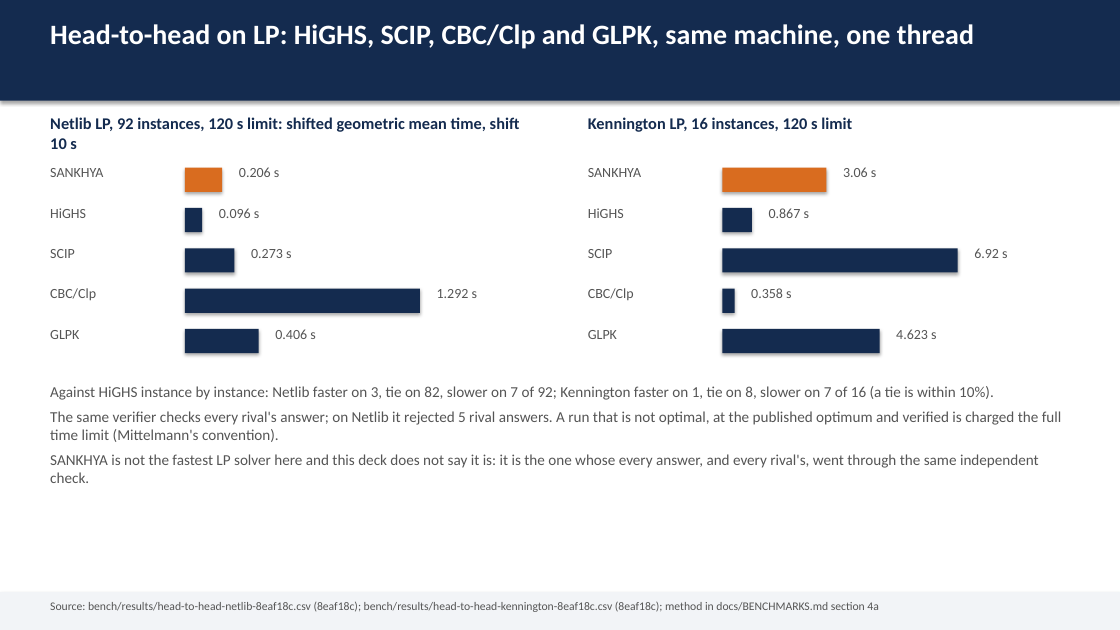
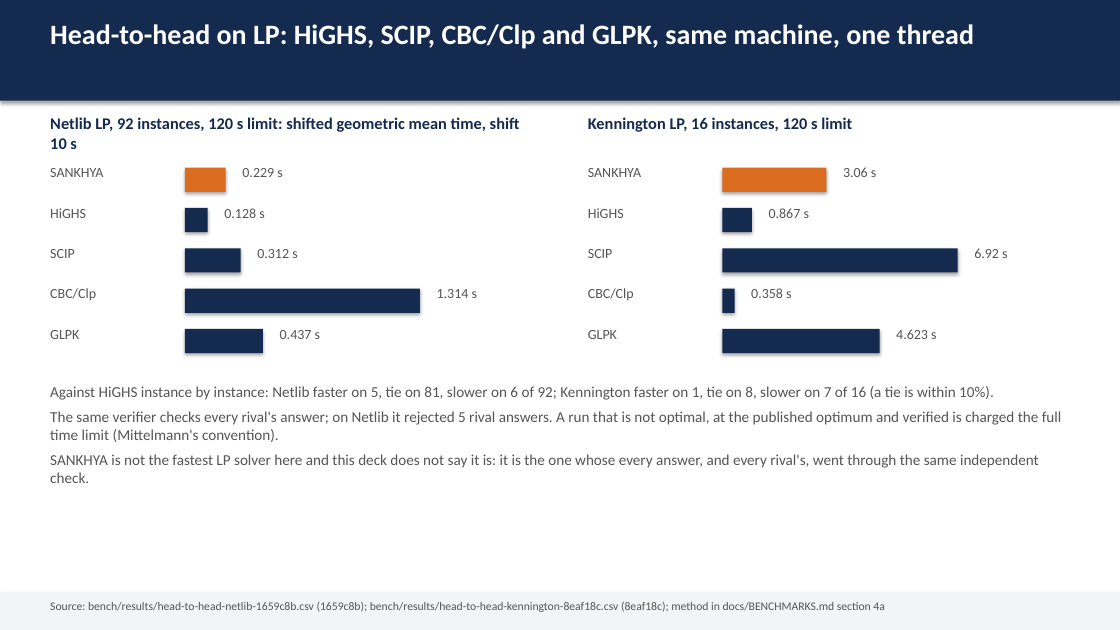
Before and after one commit to thegoodengineers/SANKHYA, a slide deck: slide 5 of docs/SANKHYA-deck.pptx. Drawn at 1120x630 pixels with LibreOffice and Linux fonts; fonts in the diff are those of the drawing. Boxes give left, top, right and bottom in pixels: in the first picture for what was removed or moved away, otherwise in the second. Text is boxed around its words. In the diff, an @@ line names an element or a change of style, - is before the commit and + after.

Commit message:
bench(main): Maros-Meszaros 131 optimal and 129 verified at the reference, pooling 38 of 39 with every certificate checked, and the LP sets, on main at 1659c8b
Every suite below ran through bench.yml on a GitHub-hosted runner, built from main at
1659c8b5 (after #1284, #1288, #1291 and #1282), at each set's stated protocol. The README
scoreboard, docs/BENCHMARKS.md and docs/REPORT.* are regenerated by their generators; the
README prose names the new counts and the merged capabilities a reader should see.

```diff
--- a/docs/SANKHYA-deck.pptx
+++ b/docs/SANKHYA-deck.pptx
@@ text at (242, 168, 282, 177): text changed @@
-0.206 s
+0.229 s
@@ rectangle: place and size @@
-rectangle at (185, 208, 202, 233)
+rectangle at (185, 208, 208, 233)
@@ text at (224, 208, 264, 218): text changed @@
-0.096 s
+0.128 s
@@ rectangle: place and size @@
-rectangle at (185, 249, 234, 273)
+rectangle at (185, 249, 240, 273)
@@ text at (257, 249, 297, 258): text changed @@
-0.273 s
+0.312 s
@@ text at (437, 289, 477, 298): text changed @@
-1.292 s
+1.314 s
@@ rectangle: place and size @@
-rectangle at (185, 329, 259, 354)
+rectangle at (185, 329, 263, 354)
@@ text at (280, 330, 320, 339): text changed @@
-0.406 s
+0.437 s
@@ text at (50, 386, 994, 400): text changed @@
-Against HiGHS instance by instance: Netlib faster on 3, tie on 82, slower on 7 of 92; Kennington faster on 1, tie on 8, slower on 7 of 16 (a tie is within 10%).
+Against HiGHS instance by instance: Netlib faster on 5, tie on 81, slower on 6 of 92; Kennington faster on 1, tie on 8, slower on 7 of 16 (a tie is within 10%).
@@ text at (50, 601, 884, 612): text changed @@
-Source: bench/results/head-to-head-netlib-8eaf18c.csv (8eaf18c); bench/results/head-to-head-kennington-8eaf18c.csv (8eaf18c); method in docs/BENCHMARKS.md section 4a
+Source: bench/results/head-to-head-netlib-1659c8b.csv (1659c8b); bench/results/head-to-head-kennington-8eaf18c.csv (8eaf18c); method in docs/BENCHMARKS.md section 4a
```
Also in this commit, not shown: 4 other slides changed, 17 other files.
